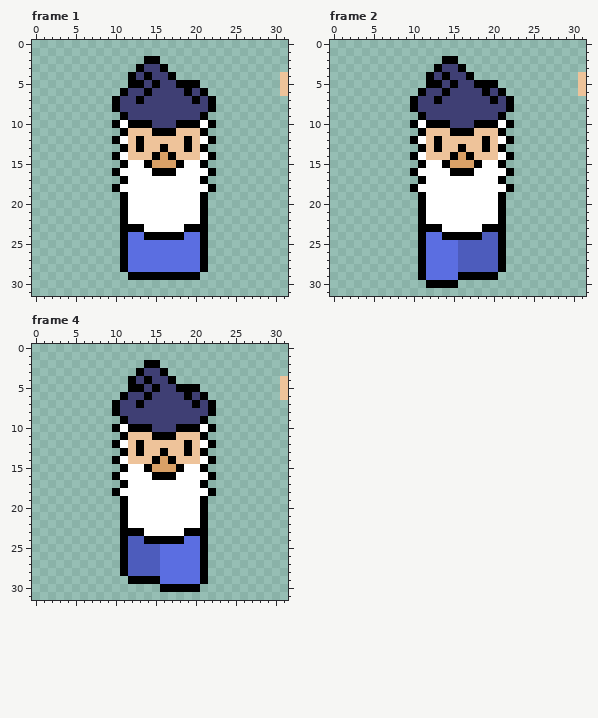
Edited in one commit: pixel-art file (Assets/Sprites/Sprite originals/PC_Down_Movement.ase). Above: the version before the commit.
32x32 pixels, 4 frames. Colours within 5 levels of each other are drawn and written as one. Shown: frame 1, frame 2, frame 4. The commit also changed other frames, which this record leaves out.
The result:
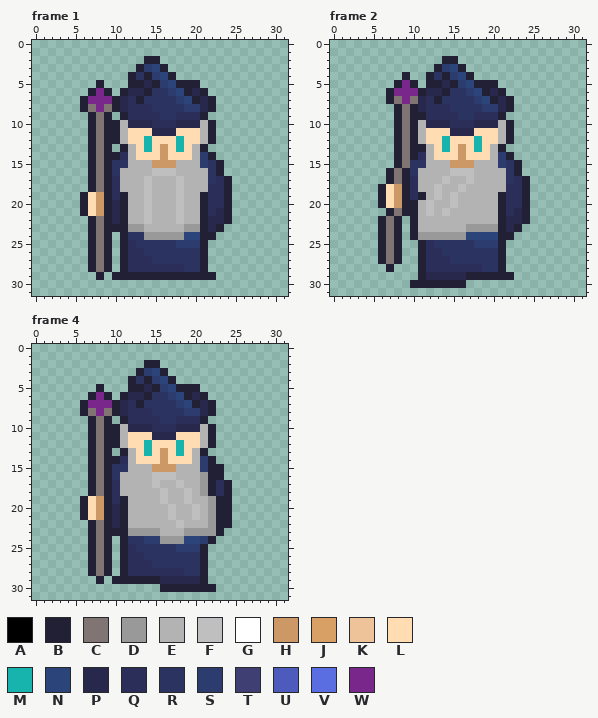
Palette (. is transparent): A #000000  B #222034  C #807573  D #999999  E #b3b3b3  F #bfbfbf  G #ffffff  H #cc9966  J #d9a066  K #eec39a  L #ffdcb1  M #17b3ad  N #2b457a  P #28284d  Q #2a2e59  R #2b3461  S #2c3c6e  T #3f3f74  U #4d5cbc  V #5b6ee1  W #79278a
Change:
layer "Lineart" added
layer "Face" added
layer "HAt" added
layer "Robe" added
layer "Hair" added
layer "staff" added
layer "Layer 1" removed
layer "Hair color" removed
Changed rows in their new state; - is an unchanged pixel.
Frame 1:
first column x 6:
 2 --------BB----------------
 3 -------BSNB---------------
 4 ------BRBSNB-------------.
 5 --B---BBPBSNBBB----------.
 6 -BWB-BPPBRRSNBPB---------.
 7 BWWWBPQBRRRRSNBPB---------
 8 BCWCBPQQQRRRRSSPB---------
 9 -BCB-BQQQQRRQQQB----------
10 -BCBBEPPPQQQPPPEB---------
11 -BCBBELLLPPPLLLEB---------
12 -BCBBELLMLLLMLLEB---------
13 -BCB-BELMLHLMLEB----------
14 -BCBBQELLLHLLLESB---------
15 -BCBRREEEHHHEEESRB--------
16 -BCBREEEEFFFEEEERB--------
17 -BCBQEEEFEEEFEEERQB-------
18 -BCBQEEEFEEEFEEEQQB-------
19 BLHBQBEEFEEEFEEBQQB-------
20 BLHBPBEEFEEEFEEBQQB-------
21 BLHBPBEEFEEEFEEBQPB-------
22 -BCBPBEEFEEEFEEBPPB-------
23 -BCBBBDDEEEEEDDBPB--------
24 -BCB-BRRDDDDDNNBB---------
25 -BCB-BQRRRRRSSSB----------
26 -BCB-BQQRRRRRRRB----------
27 -BCB-BQQQRRRRRRB----------
28 -BCB-BQQQQQQQRRB----------
29 --B-BBBBBBBBBBBBB---------
Frame 2:
first column x 6:
 2 --------BB----------------
 3 -------BSNB---------------
 4 ---B--BRBSNB-------------.
 5 --BWB-BBPBSNBBB----------.
 6 -BWWWBPPBRRSNBPB---------.
 7 -BCWCPQBRRRRSNBPB---------
 8 --BCBPQQQRRRRSSPB---------
 9 --BCBBQQQQRRQQQB----------
10 --BCBEPPPQQQPPPEB---------
11 --BCBELLLPPPLLLEB---------
12 --BCBELLMLLLMLLEB---------
13 --BCBBELMLHLMLEB----------
14 --BCBQELLLHLLLESB---------
15 --BCRREEEHHHEEESRB--------
16 -BCBREEEEFFFEEEERB--------
17 -BCBQEEEFEEFEEEERQB-------
18 BLHBQEEFEEFEEEEEQQB-------
19 BLHBQBEFEFEEEEEBQQB-------
20 BLHBBEFEEFEEEEEBQQB-------
21 -BCBBEFEFEEEEEEBQPB-------
22 BCB-BEEEEEEEEEEBPPB-------
23 BCB-BEEEEEEDDDDBPB--------
24 BCB-BDDDDDDNNNNBB---------
25 BCB--BQRRRRRSSSB----------
26 BCB--BQQRRRRRRRB----------
27 BCB--BQQQRRRRRRB----------
28 -B---BQQQQQQQRRB----------
29 -----BPPPPPBBBBBB---------
30 ----BBBBBBB---------------
Frame 4:
first column x 6:
 2 --------BB----------------
 3 -------BSNB---------------
 4 ------BRBSNB-------------.
 5 --B---BBPBSNBBB----------.
 6 -BWB-BPPBRRSNBPB---------.
 7 BWWWBPQBRRRRSNBPB---------
 8 BCWCBPQQQRRRRSSPB---------
 9 -BCB-BQQQQRRQQQB----------
10 -BCBBEPPPQQQPPPEB---------
11 -BCBBELLLPPPLLLEB---------
12 -BCBBELLMLLLMLLEB---------
13 -BCB-BELMLHLMLEB----------
14 -BCBBQELLLHLLLESB---------
15 -BCBRREEEHHHEEESBB--------
16 -BCBREEEEFFFEEEDBB--------
17 -BCBQEEEEFEEFEEDBQB-------
18 -BCBQEEEEEFEEFEDBQB-------
19 BLHBQBEEEEFEEFEEDBB-------
20 BLHBPBEEEEEFEEFEDBB-------
21 BLHBPBEEEEEFEEFEDBB-------
22 -BCBPBEEEEEEFEEEDBB-------
23 -BCBBBDDDDEEEDDDDB--------
24 -BCB-BRRSSDDDNNSB---------
25 -BCB-BQRRRRRSSSB----------
26 -BCB-BQQRRRRRRRB----------
27 -BCB-BQQQRRRRRRB----------
28 -BCB-BQQQQQQQRRB----------
29 --B-BBBBBBPPPPPB----------
30 ----------BBBBBBB---------
